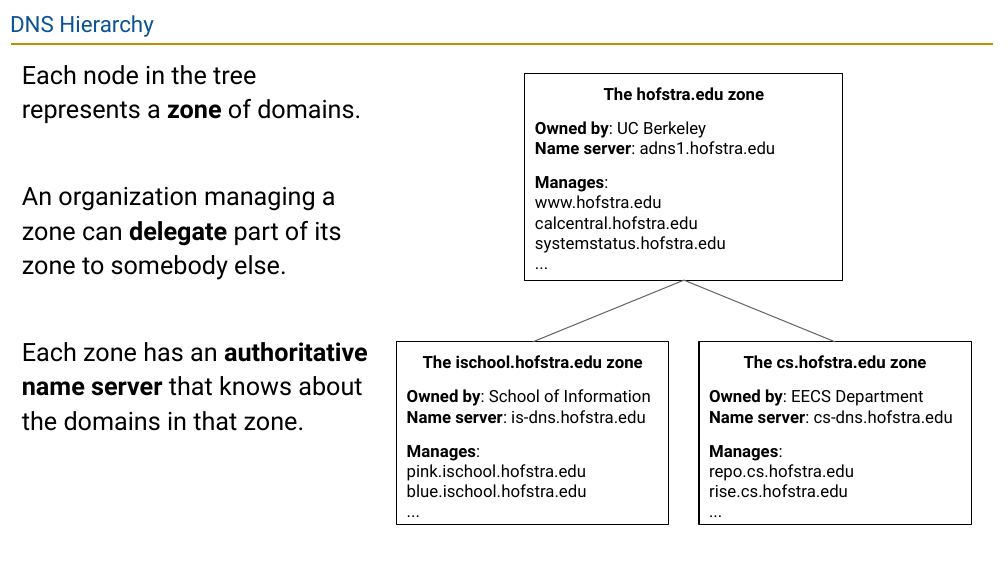
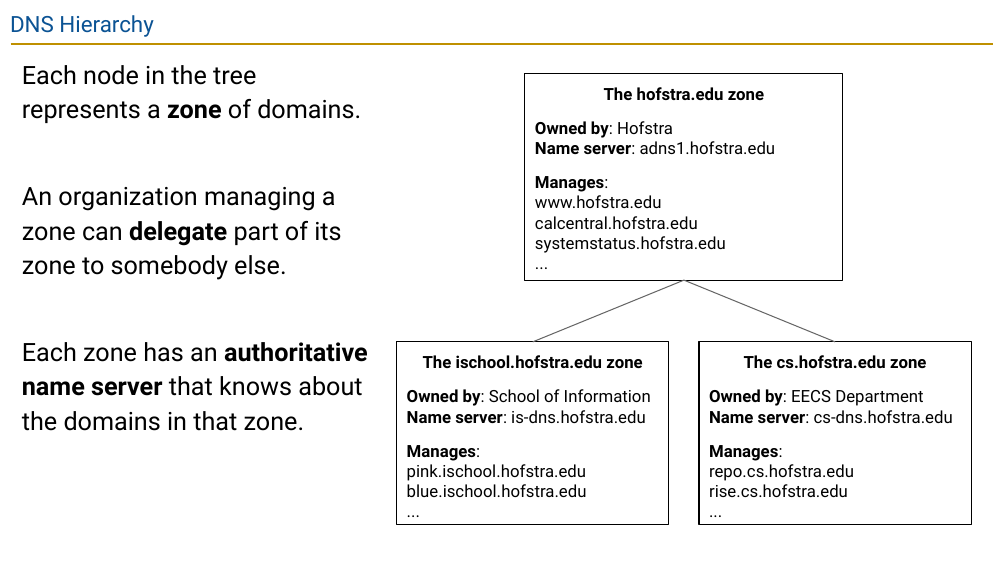
Before and after one commit to guhofstra/CSC175Sp26, a slide deck: slide 29 of PPTs/Lecture 14 - DNS.pptx. Drawn at 1008x567 pixels with LibreOffice and Linux fonts; fonts in the diff are those of the drawing. Boxes give left, top, right and bottom in pixels: in the first picture for what was removed or moved away, otherwise in the second. Text is boxed around its words. In the diff, an @@ line names an element or a change of style, - is before the commit and + after.

```diff
--- a/PPTs/Lecture 14 - DNS.pptx
+++ b/PPTs/Lecture 14 - DNS.pptx
@@ text in rectangle at (535, 121, 673, 138): text changed @@
-Owned by: UC Berkeley
+Owned by: Hofstra
```
Also in this commit, not shown: 4 other slides changed, 7 other files.
